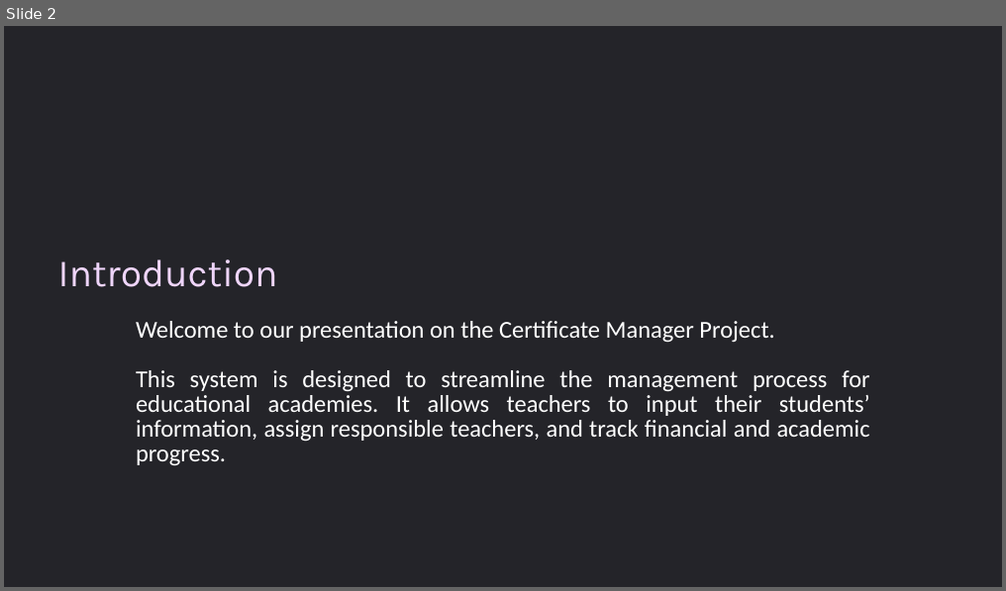
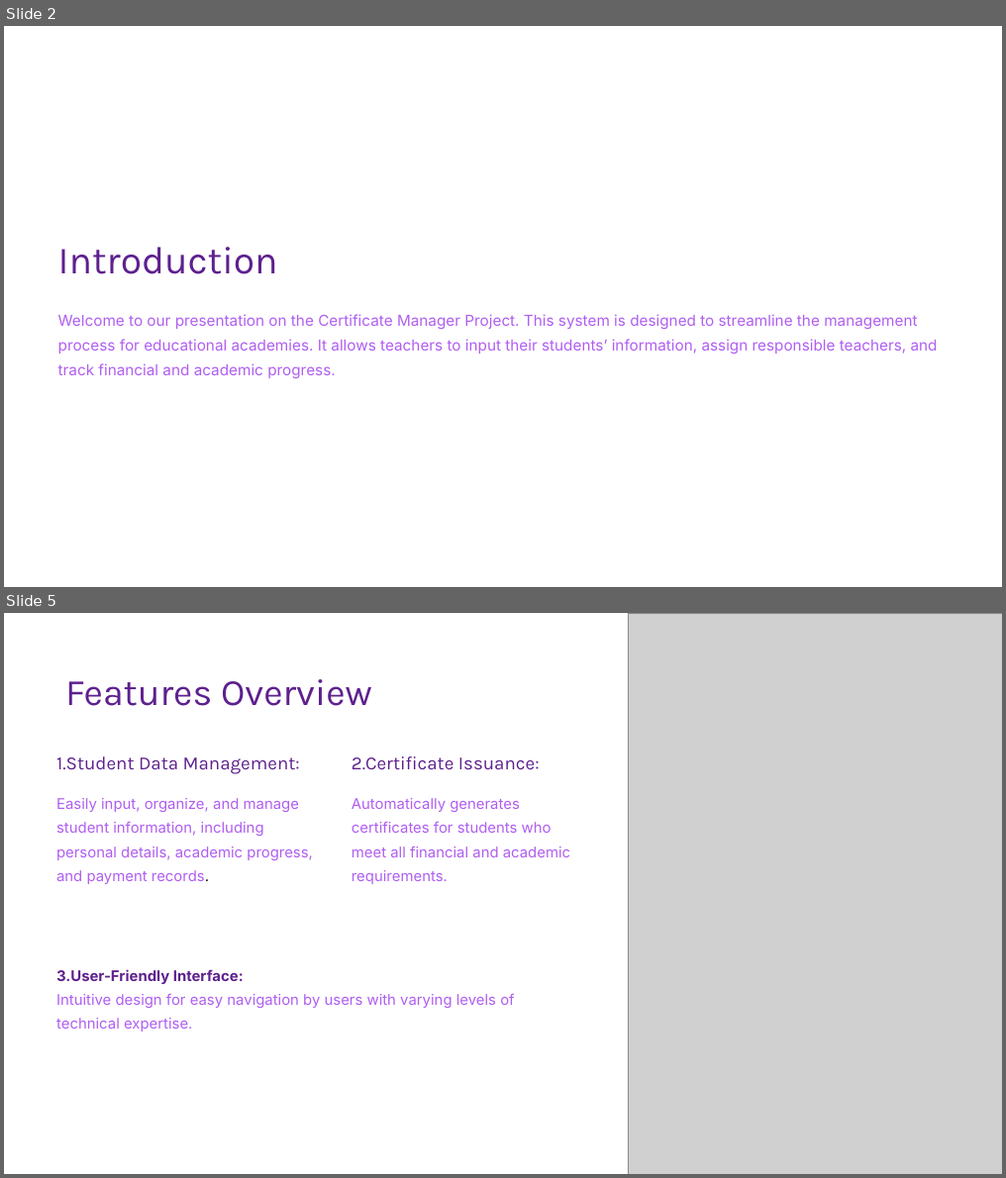
Before and after one commit to Zughayyar/JavaProject-Certificate-Manager, a slide deck: Presentation/Certificate-Manager-Project.pptx. Shown one above the other, each under a label of ours: slide 2 before the commit, slides 2 and 5 after it; the slides between them are not shown. The pictures are 1006x591 and 1006x1178 pixels, drawn with LibreOffice and Linux fonts; fonts in the diff are those of the drawing; grey boxes stand for pictures; background and template pictures are left out. Boxes give left, top, right and bottom in pixels: in the first picture for what was removed or moved away, otherwise in the second. Text is boxed around its words. In the diff, an @@ line names an element or a change of style, - is before the commit and + after.

```diff
--- a/Presentation/Certificate-Manager-Project.pptx
+++ b/Presentation/Certificate-Manager-Project.pptx
@@ slide 5 added at [4,613,1002,1174], background #000000; not listed: 1 template element that a slide beside it also shows @@
@@ picture added at [628,613,1002,1174] @@
@@ text added at [65,679,372,706], 43 pt, text #5E208E @@
+Features Overview
@@ text added at [56,757,300,774], 21.5 pt, text #5E208E @@
+1.Student Data Management:
@@ text added at [351,757,540,770], 21.5 pt, text #5E208E @@
+2.Certificate Issuance:
@@ text added at [56,798,313,884], 17 pt, text #B05EF1 @@
+Easily input, organize, and manage student information, including personal details, academic progress, and payment records.
@@ text added at [351,798,570,884], 17 pt, text #B05EF1 @@
+Automatically generates certificates for students who meet all financial and academic requirements.
@@ text added at [56,969,514,1032], 17 pt, text #B05EF1 @@
+3.User-Friendly Interface:
+Intuitive design for easy navigation by users with varying levels of technical expertise.
@@ slide 2 changed as well @@
@@ rectangle at [4,26,1002,587]: fill #242429 to #FFFFFF @@
@@ text "Introduction": place and size @@
-text "Introduction" at [58,260,278,287]
+text "Introduction" at [58,247,278,274]
@@ text "Introduction" at [58,247,278,274]: text colour #EFD5FA to #5E208E @@
@@ text at [58,314,938,379]: text changed; size 28 to 17.5 pt; font Calibri to Inter; text colour #FFFFFF to #B05EF1 @@
-Welcome to our presentation on the Certificate Manager Project.
-This system is designed to streamline the management process for educational academies. It allows teachers to input their students’ information, assign responsible teachers, and track financial and academic progress.
+Welcome to our presentation on the Certificate Manager Project. This system is designed to streamline the management process for educational academies. It allows teachers to input their students’ information, assign responsible teachers, and track financial and academic progress.
@@ rectangle added at [869,540,1002,587], fill #FFFFFF, outline #FFFFFF 1 pt @@
```
Also in this commit, not shown: 5 other slides changed, 3 other slides added, 4 slides removed, 1 other file.
